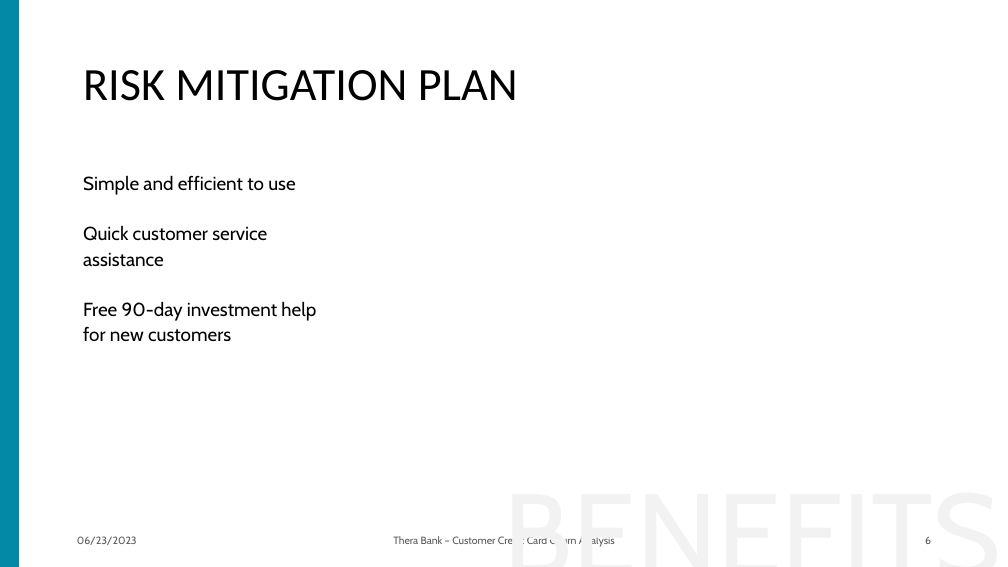
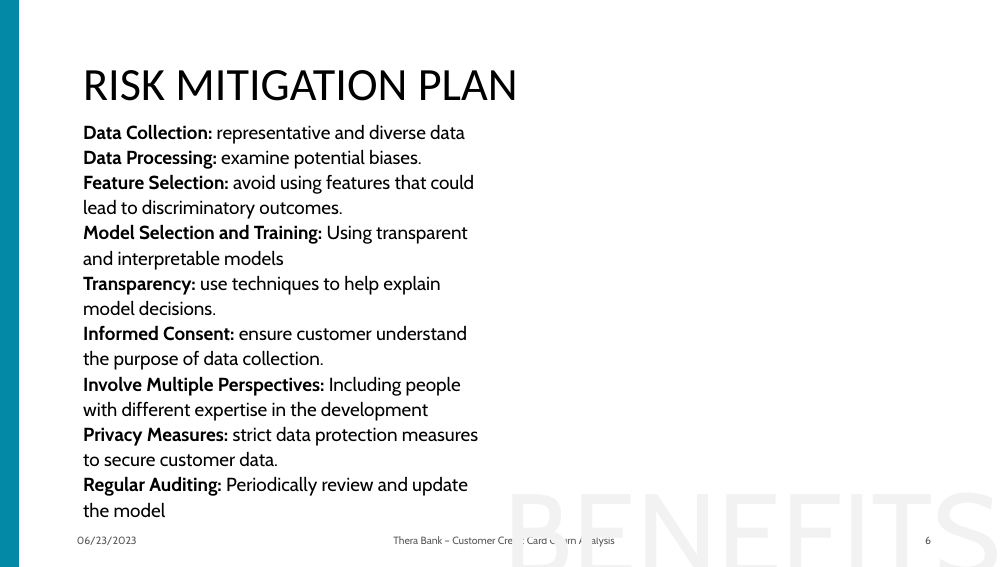
Before and after one commit to ithllc/AAI_510_02_SU23, a slide deck: slide 6 of Bank_Customer_Churn.pptx. Drawn at 1008x567 pixels with LibreOffice and Linux fonts; fonts in the diff are those of the drawing; background and template pictures are left out. Boxes give left, top, right and bottom in pixels: in the first picture for what was removed or moved away, otherwise in the second. Text is boxed around its words. In the diff, an @@ line names an element or a change of style, - is before the commit and + after.

```diff
--- a/Bank_Customer_Churn.pptx
+++ b/Bank_Customer_Churn.pptx
@@ text at [83,124,478,518]: text changed @@
-Simple and efficient to use
-Quick customer service assistance
-Free 90-day investment help for new customers
+Data Collection: representative and diverse data Data Processing: examine potential biases.
+Feature Selection: avoid using features that could lead to discriminatory outcomes.
+Model Selection and Training: Using transparent and interpretable models
+Transparency: use techniques to help explain model decisions.
+Informed Consent: ensure customer understand the purpose of data collection.
+Involve Multiple Perspectives: Including people with different expertise in the development
+Privacy Measures: strict data protection measures to secure customer data.
+Regular Auditing: Periodically review and update the model
```
Also in this commit, not shown: 1 other slide changed, 2 slides added, 2 slides removed, 1 other file.
